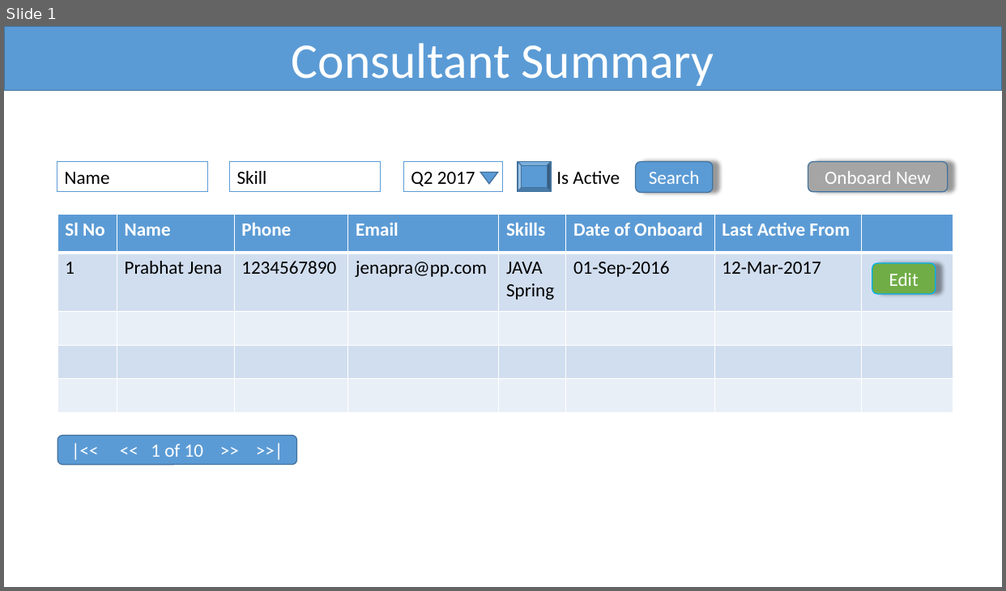
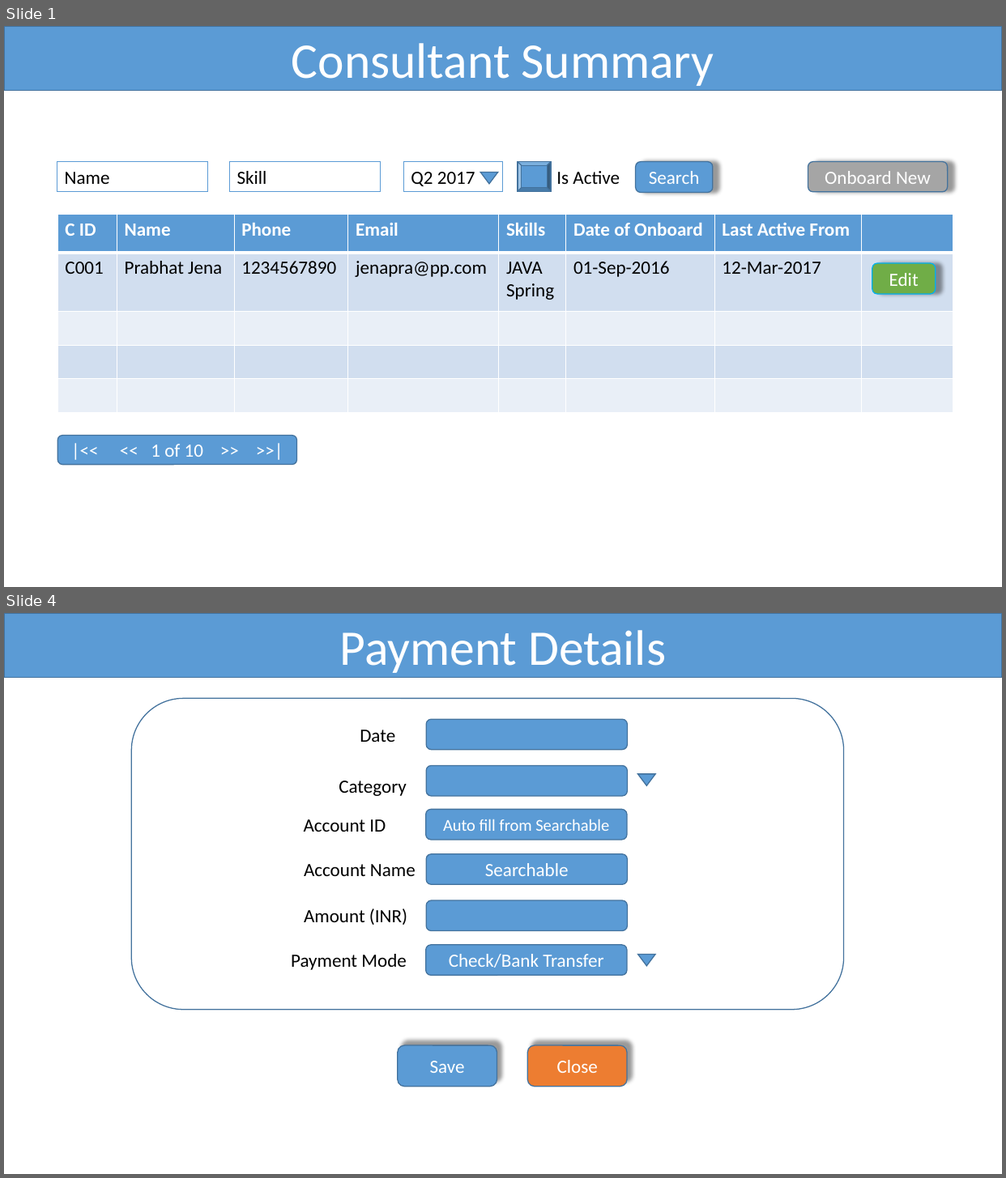
Before and after one commit to PrabhatKJena/Consult-IT-Payments, a slide deck: docs/ConsultIT_Design.pptx. Shown one above the other, each under a label of ours: slide 1 before the commit, slides 1 and 4 after it; the slides between them are not shown. The pictures are 1006x591 and 1006x1178 pixels, drawn with LibreOffice and Linux fonts; fonts in the diff are those of the drawing. Boxes give left, top, right and bottom in pixels: in the first picture for what was removed or moved away, otherwise in the second. Text is boxed around its words. In the diff, an @@ line names an element or a change of style, - is before the commit and + after.

```diff
--- a/docs/ConsultIT_Design.pptx
+++ b/docs/ConsultIT_Design.pptx
@@ slide 4 added at [4, 613, 1002, 1174], background #FFFFFF @@
@@ rectangle added at [4, 613, 1002, 677], fill #5B9BD5, outline #43739E 1 pt, 48 pt, text #FFFFFF @@
+Payment Details
@@ rounded rectangle added at [131, 698, 844, 1010], outline #43739E 1 pt @@
@@ text added at [360, 730, 395, 742], 18 pt, text #000000 @@
+Date
@@ rounded rectangle added at [426, 719, 628, 750], fill #5B9BD5, outline #43739E 1 pt @@
@@ text added at [339, 781, 407, 796], 18 pt, text #000000 @@
+Category
@@ rounded rectangle added at [426, 766, 628, 796], fill #5B9BD5, outline #43739E 1 pt @@
@@ triangle added at [638, 774, 655, 786], fill #5B9BD5, outline #43739E 1 pt @@
@@ text added at [304, 820, 386, 832], 18 pt, text #000000 @@
+Account ID
@@ rounded rectangle added at [426, 809, 628, 840], fill #5B9BD5, outline #43739E 1 pt, 16 pt, text #FFFFFF @@
+Auto fill from Searchable
@@ rounded rectangle added at [426, 854, 628, 884], fill #5B9BD5, outline #43739E 1 pt, 18 pt, text #FFFFFF @@
+Searchable
@@ text added at [304, 864, 415, 876], 18 pt, text #000000 @@
+Account Name
@@ rounded rectangle added at [426, 901, 628, 931], fill #5B9BD5, outline #43739E 1 pt @@
@@ text added at [304, 909, 407, 925], 18 pt, text #000000 @@
+Amount (INR)
@@ rounded rectangle added at [426, 945, 628, 976], fill #5B9BD5, outline #43739E 1 pt, 18 pt, text #FFFFFF @@
+Check/Bank Transfer
@@ text added at [291, 954, 406, 970], 18 pt, text #000000 @@
+Payment Mode
@@ triangle added at [638, 954, 655, 966], fill #5B9BD5, outline #43739E 1 pt @@
@@ rounded rectangle added at [398, 1046, 497, 1087], fill #5B9BD5, outline #43739E 1 pt, 18 pt, text #FFFFFF @@
+Save
@@ rounded rectangle added at [527, 1046, 627, 1087], fill #ED7D31, outline #43739E 1 pt, 18 pt, text #FFFFFF @@
+Close
@@ slide 1 changed as well @@
@@ table at [58, 215, 954, 413] @@
-row 1, column 1: Sl No
+row 1, column 1: C ID
-row 2, column 1: 1
+row 2, column 1: C001
```
Also in this commit, not shown: 3 other slides changed, 2 other files.
